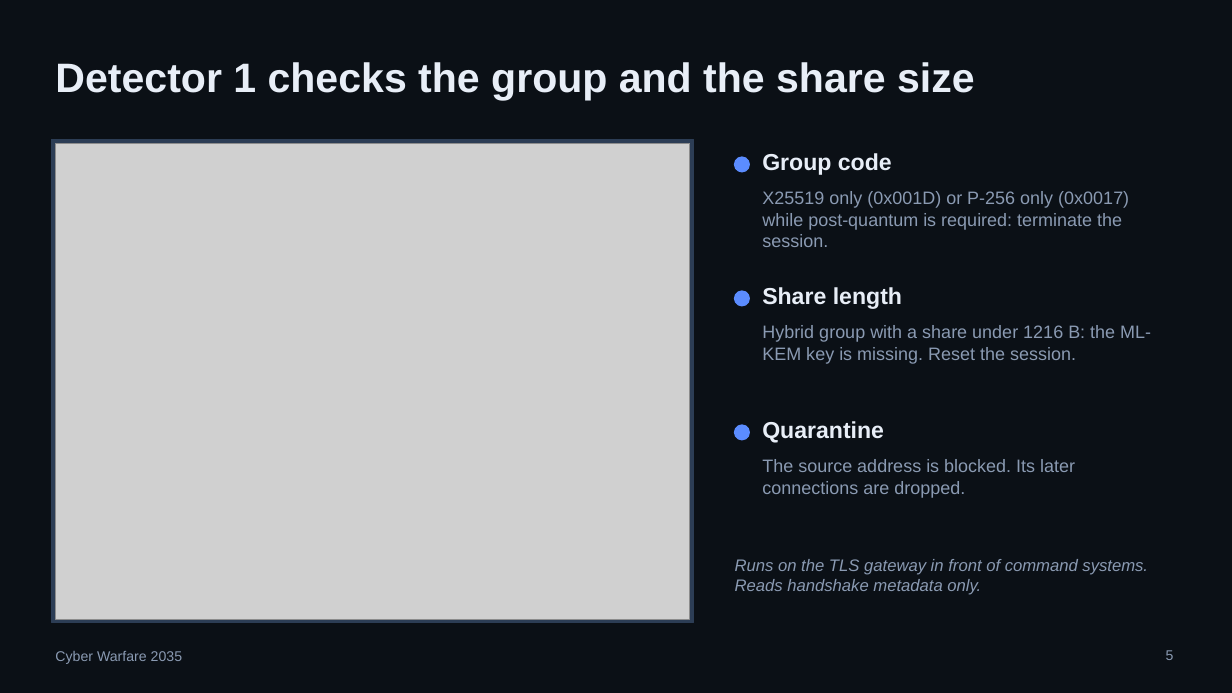
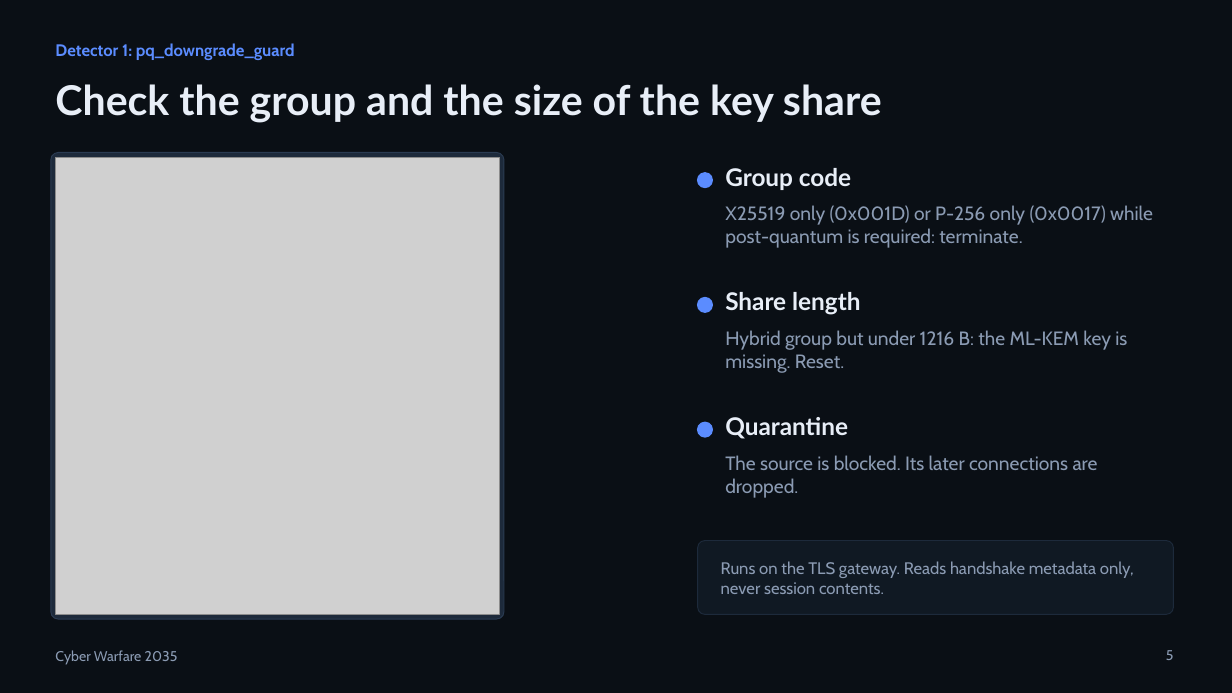
Before and after one commit to Keshav-gehlot/cyberwarfare-roleplay, a slide deck: slide 5 of 04_presentation.pptx. Drawn at 1232x693 pixels with LibreOffice and Linux fonts; fonts in the diff are those of the drawing; grey boxes stand for pictures. Boxes give left, top, right and bottom in pixels: in the first picture for what was removed or moved away, otherwise in the second. Text is boxed around its words. In the diff, an @@ line names an element or a change of style, - is before the commit and + after.

```diff
--- a/04_presentation.pptx
+++ b/04_presentation.pptx
@@ background #0B1016 to #0A0F15 @@
@@ text added at <box>55,43,295,60</box>, 13 pt, text #5B8CFF, bold @@
+Detector 1: pq_downgrade_guard
@@ title at <box>55,84,882,123</box>: text changed; font Arial to Lato @@
-Detector 1 checks the group and the share size
+Check the group and the size of the key share
@@ rectangle removed at <box>52,140,694,623</box> @@
@@ rounded rectangle added at <box>51,152,504,619</box>, fill #1D2A3B, outline #2A3B52 0.75 pt @@
@@ picture: place and size @@
-picture at <box>55,143,690,619</box>
+picture at <box>55,157,499,615</box>
@@ ellipse: place and size @@
-ellipse at <box>735,157,750,172</box>
+ellipse at <box>698,173,713,188</box>
@@ size 18 to 19 pt, font Arial to Lato in 3 elements at <box>725,292,860,315</box>, <box>725,417,848,439</box>, <box>725,168,851,190</box> @@
@@ text "Group code": place and size @@
-text "Group code" at <box>762,153,892,175</box>
+text "Group code" at <box>725,168,851,190</box>
@@ text at <box>725,205,1153,248</box>: text changed; size 14 to 15 pt; font Arial to Cabin; text colour #8A9AB2 to #8B9BB3 @@
-X25519 only (0x001D) or P-256 only (0x0017) while post-quantum is required: terminate the session.
+X25519 only (0x001D) or P-256 only (0x0017) while post-quantum is required: terminate.
@@ ellipse: place and size @@
-ellipse at <box>735,291,750,306</box>
+ellipse at <box>698,298,713,312</box>
@@ text "Share length": place and size @@
-text "Share length" at <box>762,287,902,309</box>
+text "Share length" at <box>725,292,860,315</box>
@@ text at <box>725,330,1127,373</box>: text changed; size 14 to 15 pt; font Arial to Cabin; text colour #8A9AB2 to #8B9BB3 @@
-Hybrid group with a share under 1216 B: the ML-KEM key is missing. Reset the session.
+Hybrid group but under 1216 B: the ML-KEM key is missing. Reset.
@@ text "Quarantine": place and size @@
-text "Quarantine" at <box>762,421,884,443</box>
+text "Quarantine" at <box>725,417,848,439</box>
@@ ellipse: place and size @@
-ellipse at <box>735,425,750,440</box>
+ellipse at <box>698,422,713,437</box>
@@ text at <box>725,455,1098,498</box>: text changed; size 14 to 15 pt; font Arial to Cabin; text colour #8A9AB2 to #8B9BB3 @@
-The source address is blocked. Its later connections are dropped.
+The source is blocked. Its later connections are dropped.
@@ rounded rectangle added at <box>698,541,1174,615</box>, fill #101923, outline #1D2A3B 0.75 pt @@
@@ text at <box>721,561,1134,594</box>: text changed; font Arial to Cabin; text colour #8A9AB2 to #8B9BB3; italic off @@
-Runs on the TLS gateway in front of command systems. Reads handshake metadata only.
+Runs on the TLS gateway. Reads handshake metadata only, never session contents.
@@ text "Runs on the TLS gateway. ..." at <box>721,561,1134,594</box>: vertical alignment top to middle @@
@@ text "Cyber Warfare 2035" at <box>55,650,178,665</box>: font Arial to Cabin, text colour #8A9AB2 to #8B9BB3 @@
@@ page number at <box>1166,650,1174,660</box>: font Arial to Cabin, text colour #8A9AB2 to #8B9BB3 @@
```
Also in this commit, not shown: 10 other slides changed, 2 slides added, 1 slide removed, 10 other files.
